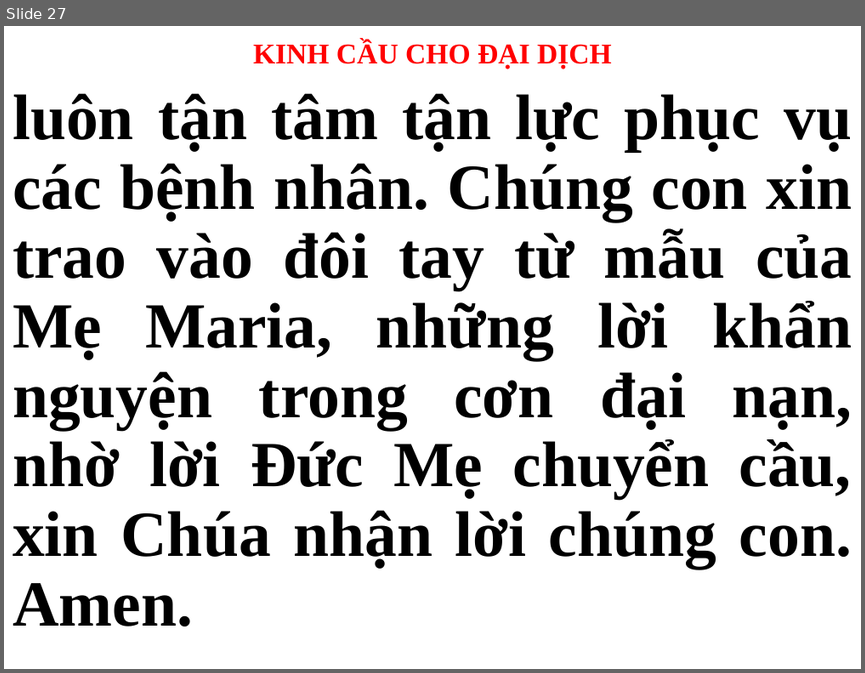
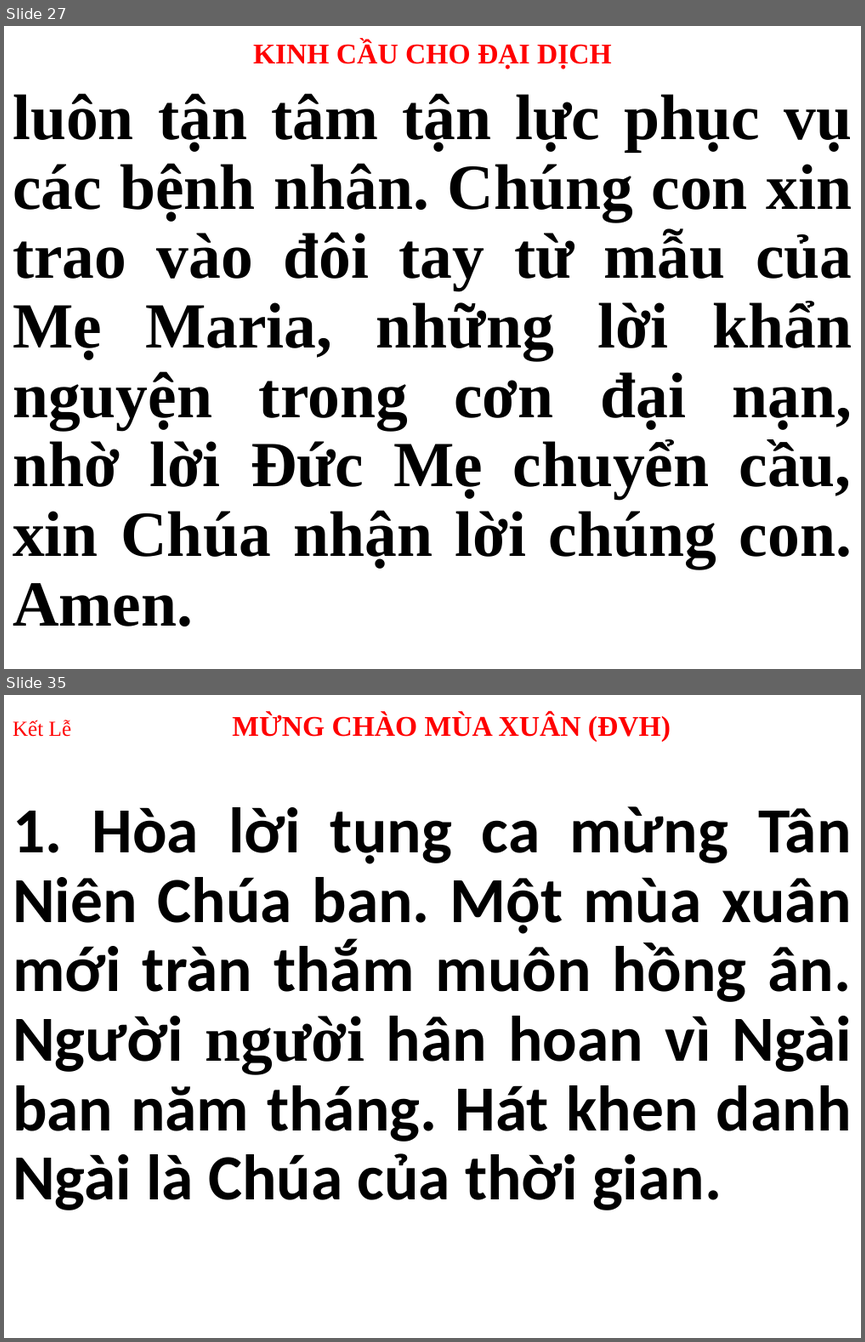
Before and after one commit to webfullstack99/usb-songs, a slide deck: CN.pptx. Shown one above the other, each under a label of ours: slide 27 before the commit, slides 27 and 35 after it; the slides between them are not shown. The pictures are 865x673 and 865x1342 pixels, drawn with LibreOffice and Linux fonts; fonts in the diff are those of the drawing. Boxes give left, top, right and bottom in pixels: in the first picture for what was removed or moved away, otherwise in the second. Text is boxed around its words. In the diff, an @@ line names an element or a change of style, - is before the commit and + after.

```diff
--- a/CN.pptx
+++ b/CN.pptx
@@ slide 35 added at (4, 695, 861, 1338), background #FFFFFF @@
@@ title added at (12, 713, 670, 741), 24 pt, text #FF0000, bold @@
+Kết Lễ MỪNG CHÀO MÙA XUÂN (ĐVH)
@@ subtitle added at (12, 806, 851, 1210), 54 pt, text #000000, bold @@
+1. Hòa lời tụng ca mừng Tân Niên Chúa ban. Một mùa xuân mới tràn thắm muôn hồng ân. Người người hân hoan vì Ngài ban năm tháng. Hát khen danh Ngài là Chúa của thời gian.
```
Also in this commit, not shown: 4 slides changed, 30 other slides added, 47 slides removed, 1 other file.
